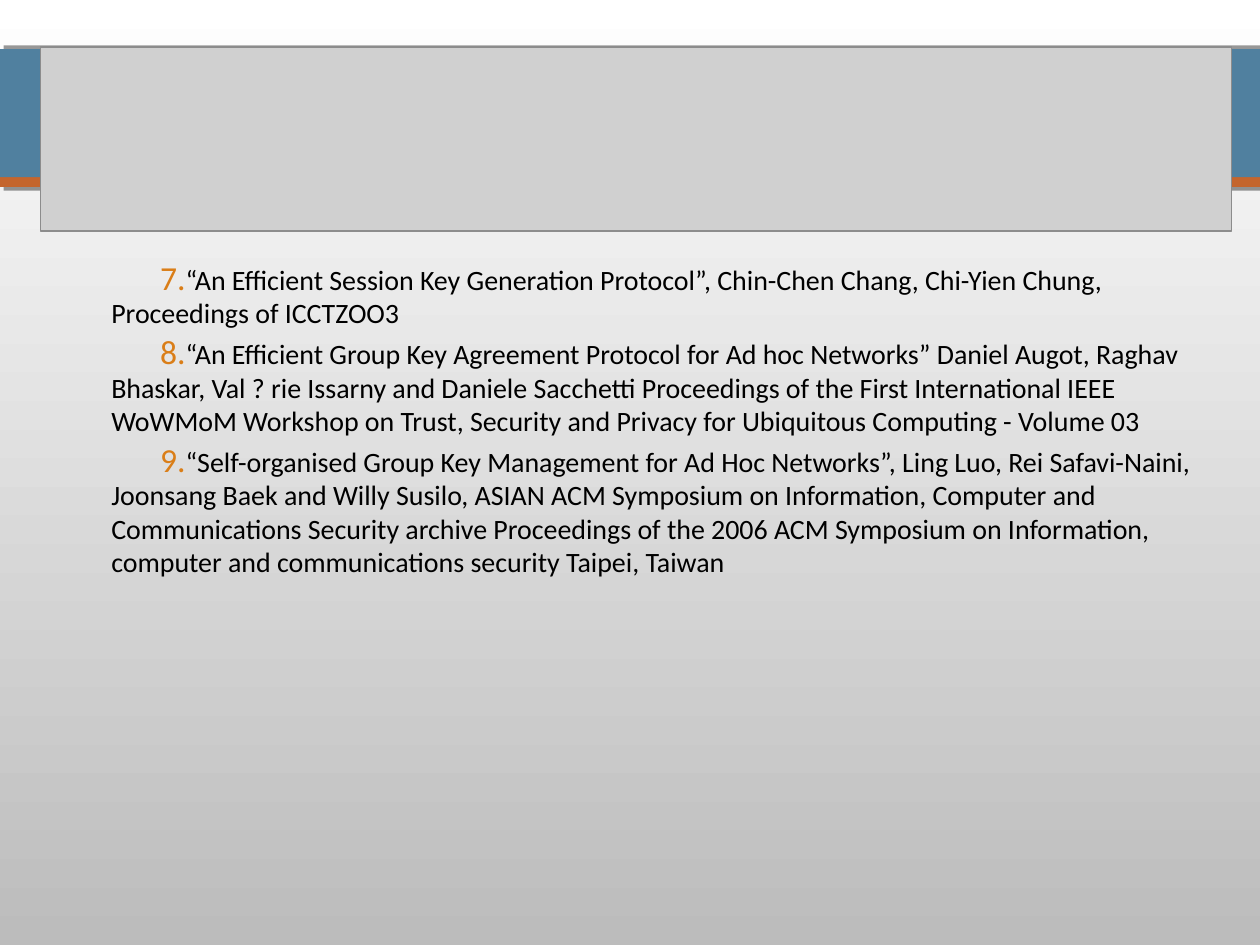
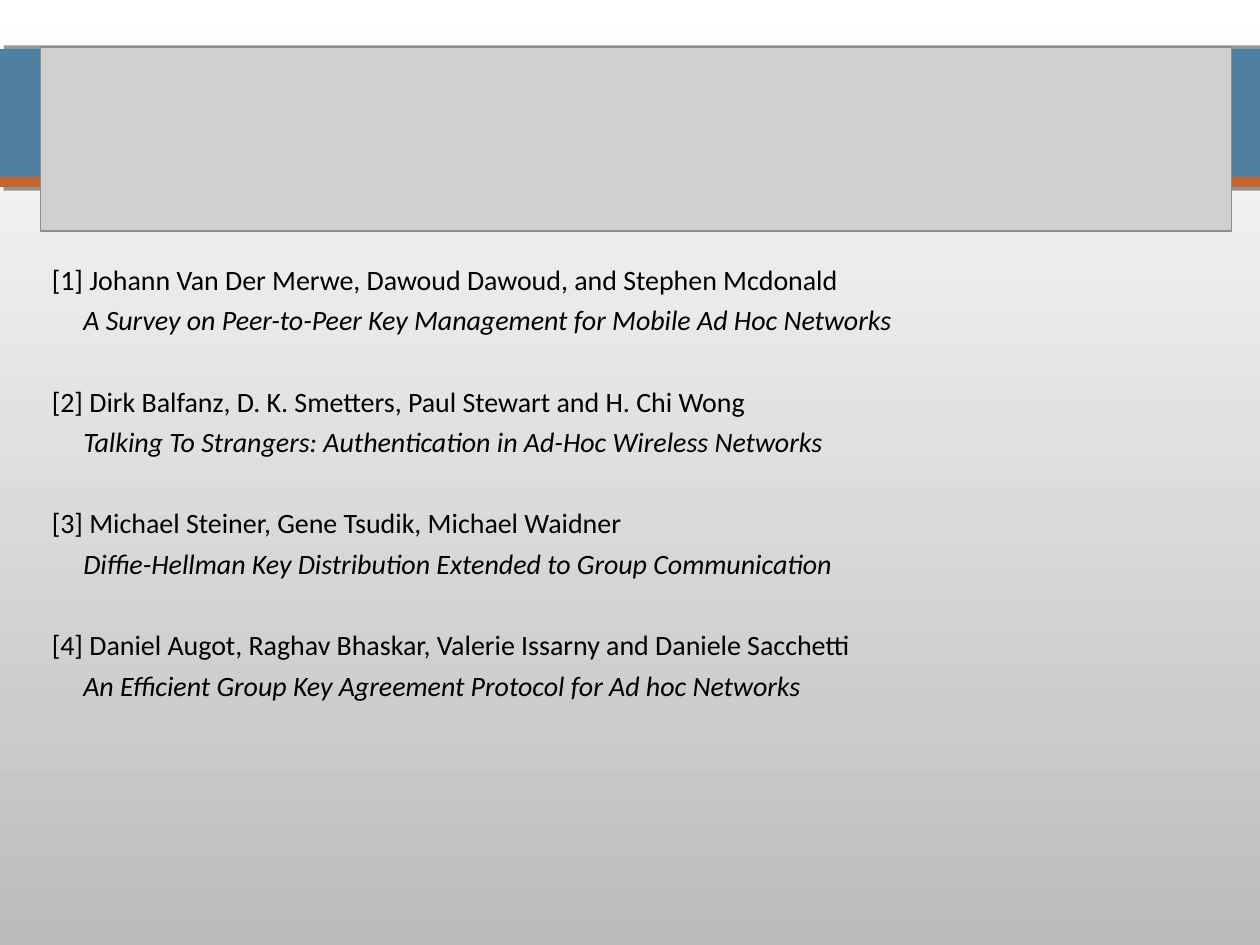
Before and after one commit to pierrealauzet/skemasnet, a slide deck: slide 17 of 3_design/CS462_Skemasnet_design.ppt (slide 9 before the commit). Drawn at 1260x945 pixels with LibreOffice and Linux fonts; fonts in the diff are those of the drawing; grey boxes stand for pictures. Boxes give left, top, right and bottom in pixels: in the first picture for what was removed or moved away, otherwise in the second. Text is boxed around its words. In the diff, an @@ line names an element or a change of style, - is before the commit and + after.

```diff
--- a/3_design/CS462_Skemasnet_design.ppt
+++ b/3_design/CS462_Skemasnet_design.ppt
@@ text at <box>52,269,892,701</box>: text changed; italic on @@
-7. “An Efficient Session Key Generation Protocol”, Chin-Chen Chang, Chi-Yien Chung, Proceedings of ICCTZOO3
-8. “An Efficient Group Key Agreement Protocol for Ad hoc Networks” Daniel Augot, Raghav Bhaskar, Val ? rie Issarny and Daniele Sacchetti Proceedings of the First International IEEE WoWMoM Workshop on Trust, Security and Privacy for Ubiquitous Computing - Volume 03
-9. “Self-organised Group Key Management for Ad Hoc Networks”, Ling Luo, Rei Safavi-Naini, Joonsang Baek and Willy Susilo, ASIAN ACM Symposium on Information, Computer and Communications Security archive Proceedings of the 2006 ACM Symposium on Information, computer and communications security Taipei, Taiwan
+[1] Johann Van Der Merwe, Dawoud Dawoud, and Stephen Mcdonald
+A Survey on Peer-to-Peer Key Management for Mobile Ad Hoc Networks
+[2] Dirk Balfanz, D. K. Smetters, Paul Stewart and H. Chi Wong
+Talking To Strangers: Authentication in Ad-Hoc Wireless Networks
+[3] Michael Steiner, Gene Tsudik, Michael Waidner
+Diffie-Hellman Key Distribution Extended to Group Communication
+[4] Daniel Augot, Raghav Bhaskar, Valerie Issarny and Daniele Sacchetti
+An Efficient Group Key Agreement Protocol for Ad hoc Networks
```
Also in this commit, not shown: 2 other slides changed, 10 slides added, 2 slides removed, 1 other file.
